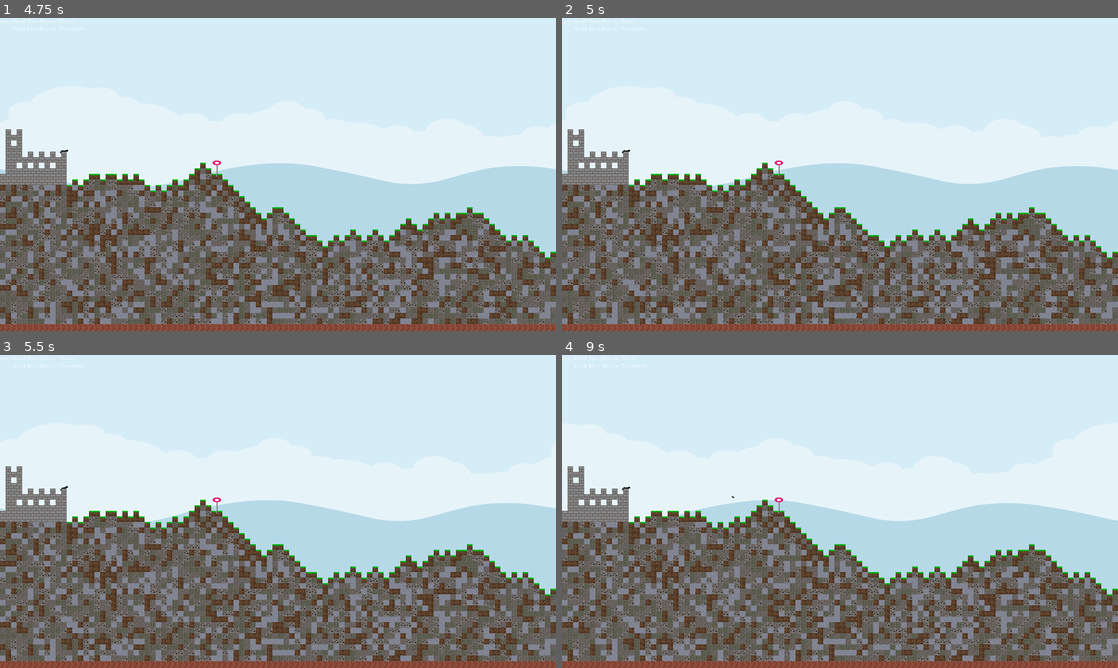
Above: before the commit, frames 1-4 (two rows, left to right).
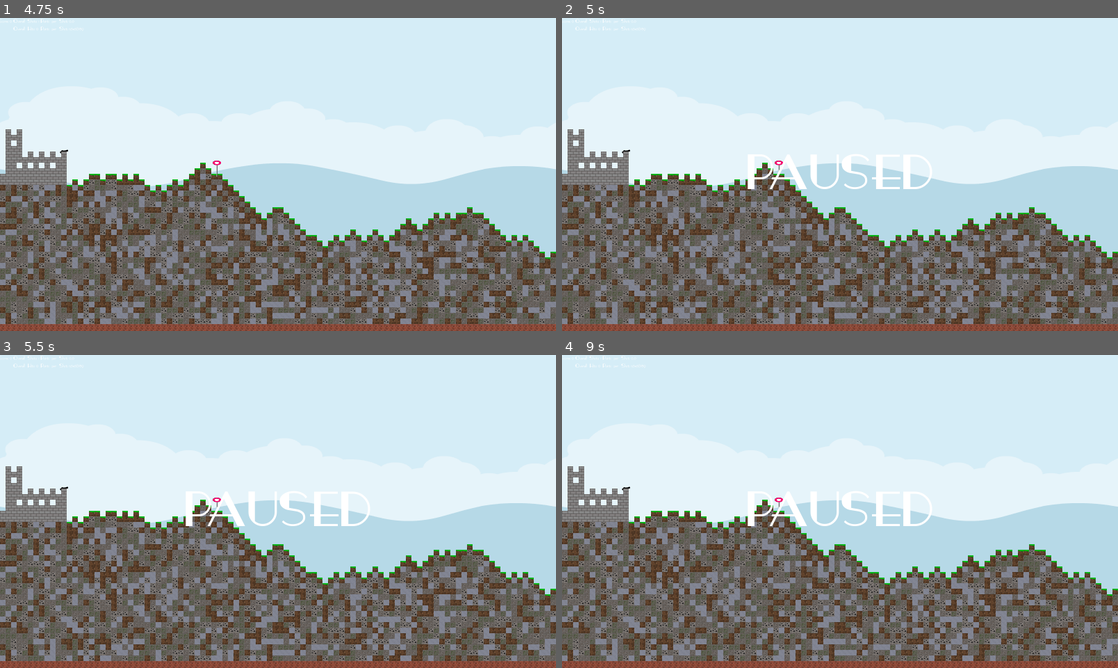
Above: after the commit, the same moments.

Repository: Coding-4Fun/Just4Fun_Mini_Shootergame
Game: Godot game, scene res://UI/MainMenuUI.tscn
Two runs of this game, one before a commit and one after it. Both use one fixed random seed, a clock stepped at 60 frames per second and the inputs below.
Inputs (mouse positions are in pixels of both pictures, inside the frame that each line leads up to):
- Up to frame 1 (4.75 s): click "Play" at 0.5 s; tap Enter at 1.25, 2.75 s; move the mouse to (400, 158) at 1.27 s; hold Right (ui_right) 1.28-2.03 s; tap Mouse wheel down (cannon_power_minus) at 1.35, 4.35 s; tap Space (cannon_shoot) at 2, 2.85 s; move the mouse to (166, 190) at 2.02 s; hold Down (ui_down) 2.03-2.78 s; tap Mouse wheel up (cannon_power_plus) at 2.1 s; move the mouse to (333, 105) at 2.77 s; hold Right (ui_right) 2.78-3.53 s; move the mouse to (250, 237) at 3.52 s; hold Up (ui_up) 3.53-4.28 s; tap Ctrl at 3.6 s; move the mouse to (444, 221) at 4.27 s; hold Left (ui_left) from 4.28 s (still down)
- Up to frame 2 (5 s): keep holding Left (ui_left); tap Escape (Pause) at 4.9 s
- Up to frame 3 (5.5 s): keep holding Left (ui_left); move the mouse to (111, 464) at 5.02 s; tap Mouse wheel up (cannon_power_plus) at 5.1 s
- Up to frame 4 (9 s): move the mouse to (867, 511) at 5.77 s; release Left (ui_left) at 5.78 s; hold Down (ui_down) 5.78-6.53 s; tap Space (cannon_shoot) at 5.85, 8, 8.85 s; move the mouse to (756, 433) at 6.52 s; hold Right (ui_right) 6.53-7.28 s; tap Ctrl at 6.6 s; move the mouse to (962, 495) at 7.27 s; hold Up (ui_up) 7.28-8.03 s; tap Mouse wheel down (cannon_power_minus) at 7.35 s; move the mouse to (728, 527) at 8.02 s; hold Right (ui_right) 8.03-8.78 s; tap Mouse wheel up (cannon_power_plus) at 8.1 s; move the mouse to (895, 442) at 8.77 s; hold Down (ui_down) from 8.78 s (still down)

Frame 1 is identical in both runs. In frame 2, 1.1% of the frame differs, in the area x 30-87%, y 43-55%; in frame 3, 1.4%; in frame 4, 3.1%, in the area x 0-100%, y 0-55%.
Error before the commit: Invalid call. Nonexistent function 'instance' in base 'PackedScene'. (res://Globals/GameStateManager/GameStateManager.gd:93)

Commit message:
Upd: PaseMenu
Add: Center The Pause
Add: Script to Unpause the Game
Fix: Instantiate PauseMenu
Chg: Unpause moved to PauseScene Scripts

Diff:
--- a/Globals/GameStateManager/GameStateManager.gd
+++ b/Globals/GameStateManager/GameStateManager.gd
@@ -90,12 +90,7 @@
 func _input(event: InputEvent) -> void:
 	if event.is_action_pressed("Pause"):
 		if !get_tree().paused:
-			pm = Preloads.PauseMenu.instance()
+			pm = Preloads.PauseMenu.instantiate()
 			get_tree().get_current_scene().add_child(pm)
 #			pausemode = Node.PROCESS_MODE_PAUSABLE
 			get_tree().paused = !get_tree().paused
-		else:
-			get_tree().get_current_scene().get_node("PauseMenu").queue_free()
-#			pause = Node.PAUSE_MODE_INHERIT
-#			self.pausemode = Node.PAUSEMODEPROCESS
-			get_tree().paused = !get_tree().paused
--- /dev/null
+++ b/UI/Pause/PauseMenu.gd
@@ -0,0 +1,19 @@
+extends CanvasLayer
+
+
+# Called when the node enters the scene tree for the first time.
+func _ready() -> void:
+	pass # Replace with function body.
+
+
+# Called every frame. 'delta' is the elapsed time since the previous frame.
+func _process(_delta: float) -> void:
+	pass
+
+
+func _input(event: InputEvent) -> void:
+	if event.is_action_pressed("Pause"):
+		if get_tree().paused:
+			get_tree().paused = !get_tree().paused
+			get_tree().get_current_scene().get_node("PauseMenu").queue_free()
+			get_viewport().set_input_as_handled()
--- a/UI/Pause/PauseMenu.tscn
+++ b/UI/Pause/PauseMenu.tscn
@@ -1,22 +1,34 @@
-[gd_scene load_steps=3 format=2]
+[gd_scene load_steps=2 format=3 uid="uid://cujr5miucacq5"]
 
-[ext_resource path="res://UI/Fonts/FashionVictim.ttf" type="DynamicFontData" id=1]
-
-[sub_resource type="DynamicFont" id=1]
-size = 128
-font_data = ExtResource( 1 )
+[ext_resource type="Script" path="res://UI/Pause/PauseMenu.gd" id="1_35bey"]
 
 [node name="PauseMenu" type="CanvasLayer"]
+process_mode = 2
+script = ExtResource("1_35bey")
 
-[node name="colorRect" type="ColorRect" parent="."]
+[node name="CenterContainer" type="CenterContainer" parent="."]
+anchors_preset = 15
 anchor_right = 1.0
 anchor_bottom = 1.0
-color = Color( 0.145098, 0.121569, 0.121569, 0.666667 )
+grow_horizontal = 2
+grow_vertical = 2
 
-[node name="label" type="Label" parent="colorRect"]
-margin_left = 556.5
-margin_top = 384.0
-margin_right = 1043.5
-margin_bottom = 516.0
-custom_fonts/font = SubResource( 1 )
+[node name="colorRect" type="ColorRect" parent="CenterContainer"]
+layout_mode = 2
+color = Color(0.145098, 0.121569, 0.121569, 0.666667)
+
+[node name="label" type="Label" parent="CenterContainer/colorRect"]
+layout_mode = 1
+anchors_preset = 8
+anchor_left = 0.5
+anchor_top = 0.5
+anchor_right = 0.5
+anchor_bottom = 0.5
+offset_left = -269.0
+offset_top = -73.5
+offset_right = 269.0
+offset_bottom = 73.5
+grow_horizontal = 2
+grow_vertical = 2
+theme_override_font_sizes/font_size = 140
 text = "PAUSED"
